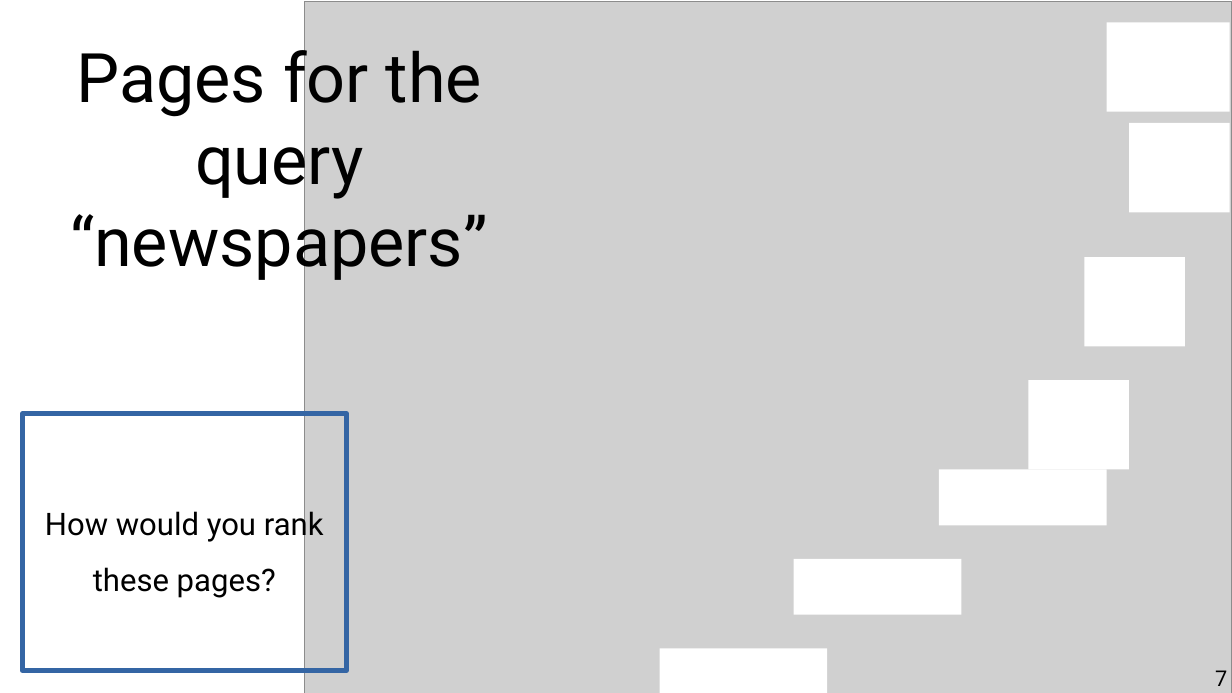
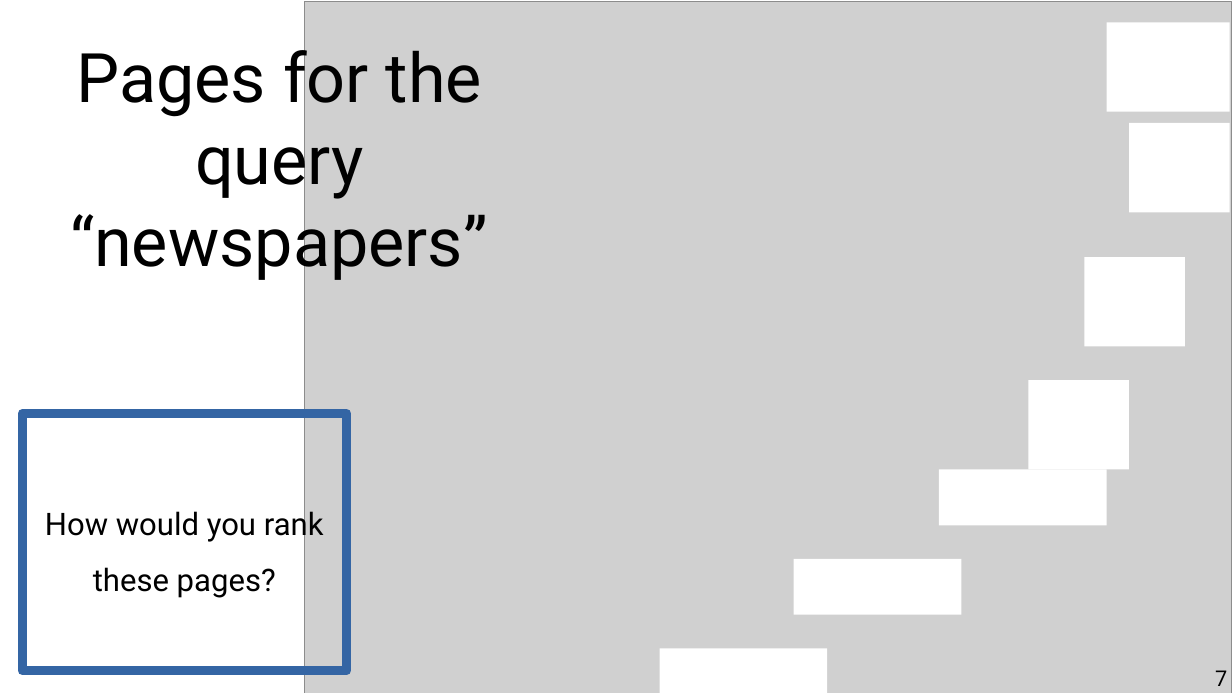
Before and after one commit to chatox/networks-science-course, a slide deck: slide 7 of theory/tt07_hubs_authorities.odp. Drawn at 1232x693 pixels with LibreOffice and Linux fonts; fonts in the diff are those of the drawing; grey boxes stand for pictures. Boxes give left, top, right and bottom in pixels: in the first picture for what was removed or moved away, otherwise in the second. Text is boxed around its words. In the diff, an @@ line names an element or a change of style, - is before the commit and + after.

```diff
--- a/theory/tt07_hubs_authorities.odp
+++ b/theory/tt07_hubs_authorities.odp
@@ rectangle "How would you rank these ..." at box(22, 414, 347, 671): outline #3465A4 3 pt to #3465A4 6.01 pt @@
```
Also in this commit, not shown: 7 other slides changed, 2 slides added, 2 other files.
